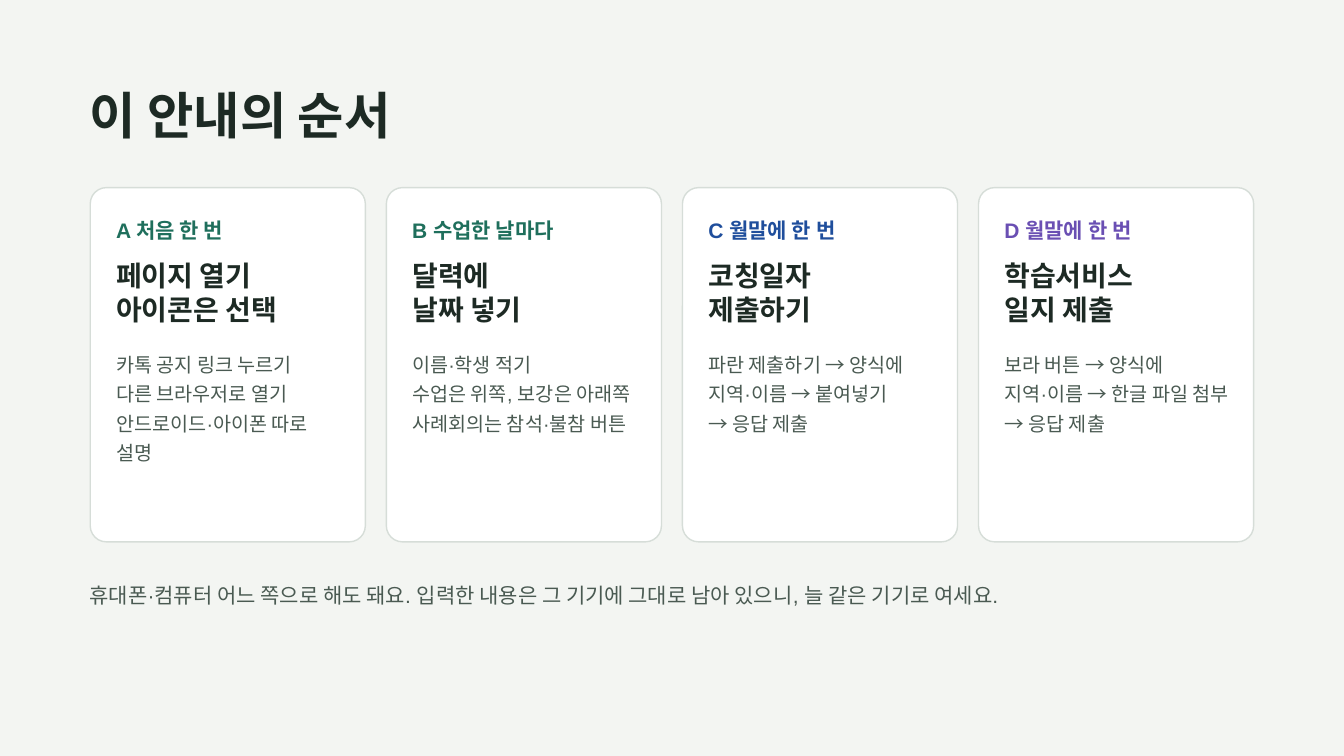
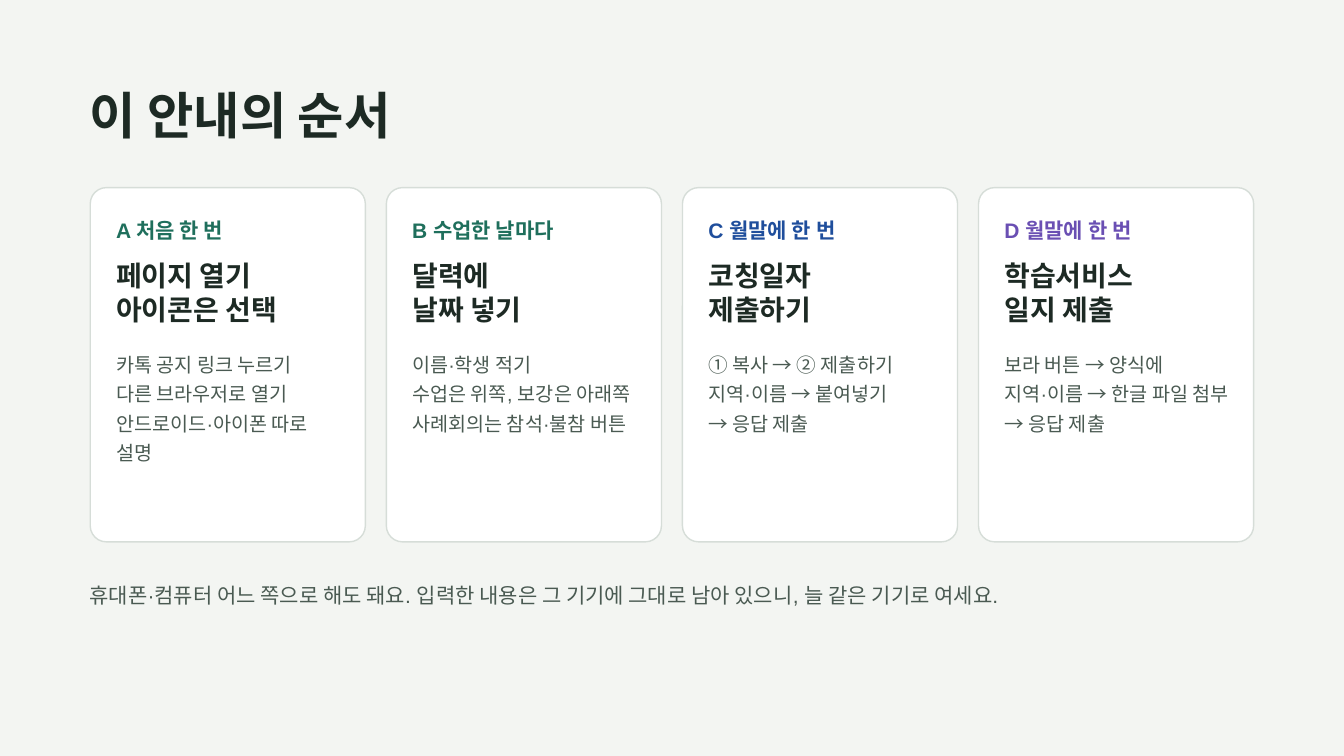
Before and after one commit to rkdhssnfl/maple-river-48, a slide deck: slide 2 of guide.pptx. Drawn at 1344x756 pixels with LibreOffice and Linux fonts; fonts in the diff are those of the drawing. Boxes give left, top, right and bottom in pixels: in the first picture for what was removed or moved away, otherwise in the second. Text is boxed around its words. In the diff, an @@ line names an element or a change of style, - is before the commit and + after.

```diff
--- a/guide.pptx
+++ b/guide.pptx
@@ text at <box>708,355,893,374</box>: text changed @@
-파란 제출하기 → 양식에
+① 복사 → ② 제출하기
```
Also in this commit, not shown: 8 other slides changed, 27 other files.
